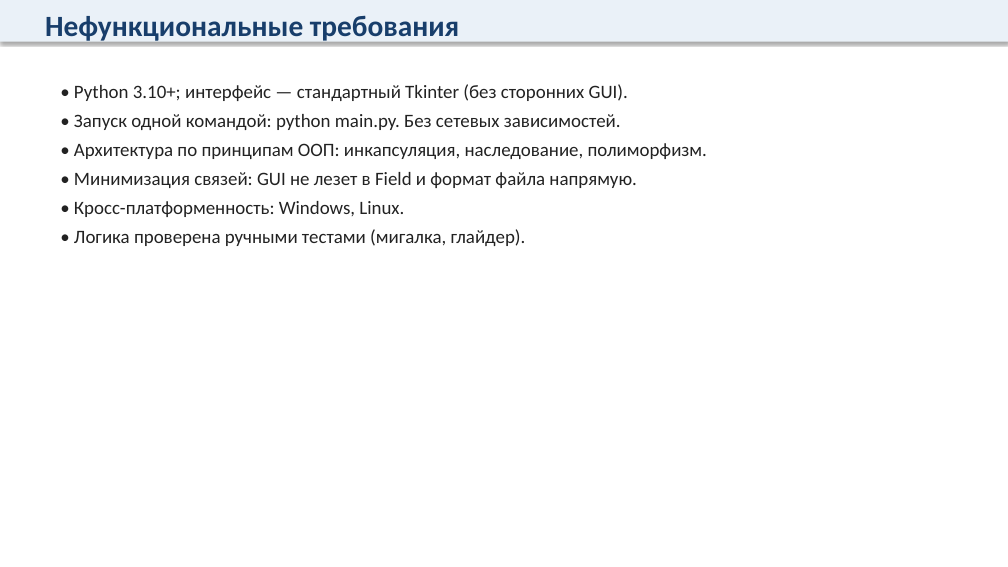
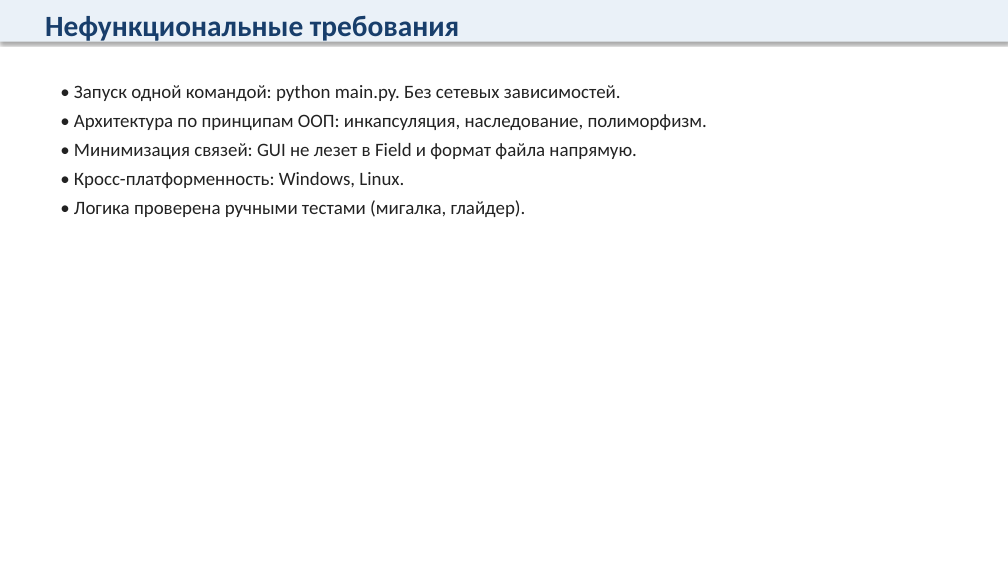
Before and after one commit to Dizrane/gamelife, a slide deck: slide 5 of docs/Презентация.pptx. Drawn at 1008x567 pixels with LibreOffice and Linux fonts; fonts in the diff are those of the drawing. Boxes give left, top, right and bottom in pixels: in the first picture for what was removed or moved away, otherwise in the second. Text is boxed around its words. In the diff, an @@ line names an element or a change of style, - is before the commit and + after.

```diff
--- a/docs/Презентация.pptx
+++ b/docs/Презентация.pptx
@@ text at (74, 84, 628, 101): paragraph removed @@
-• Python 3.10+; интерфейс — стандартный Tkinter (без сторонних GUI).
```
Also in this commit, not shown: 2 other slides changed, 1 slide added, 2 slides removed.
